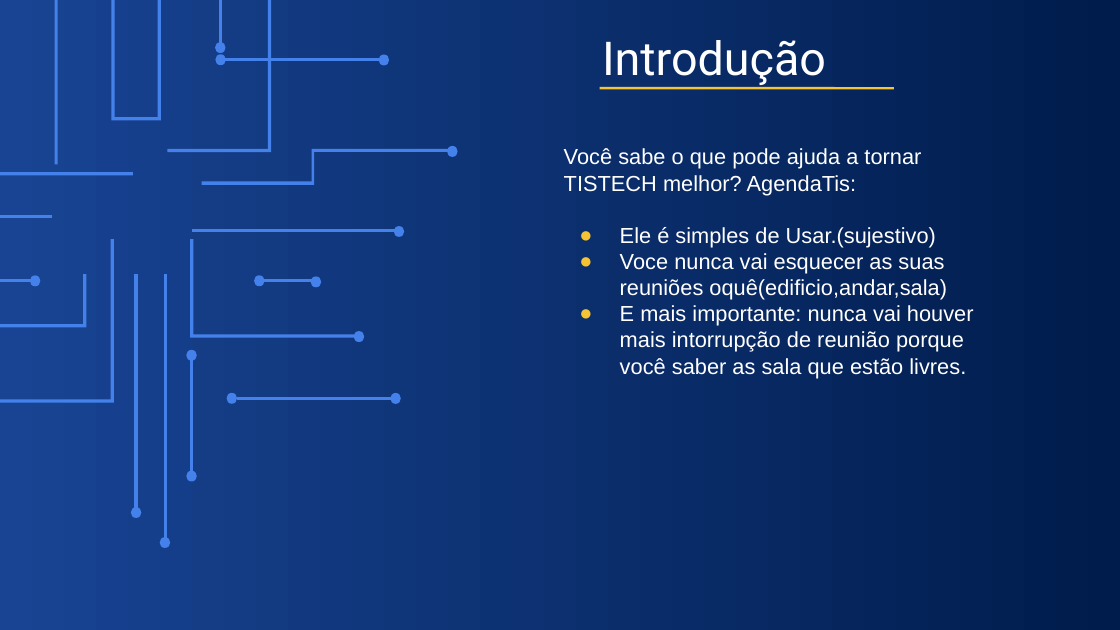
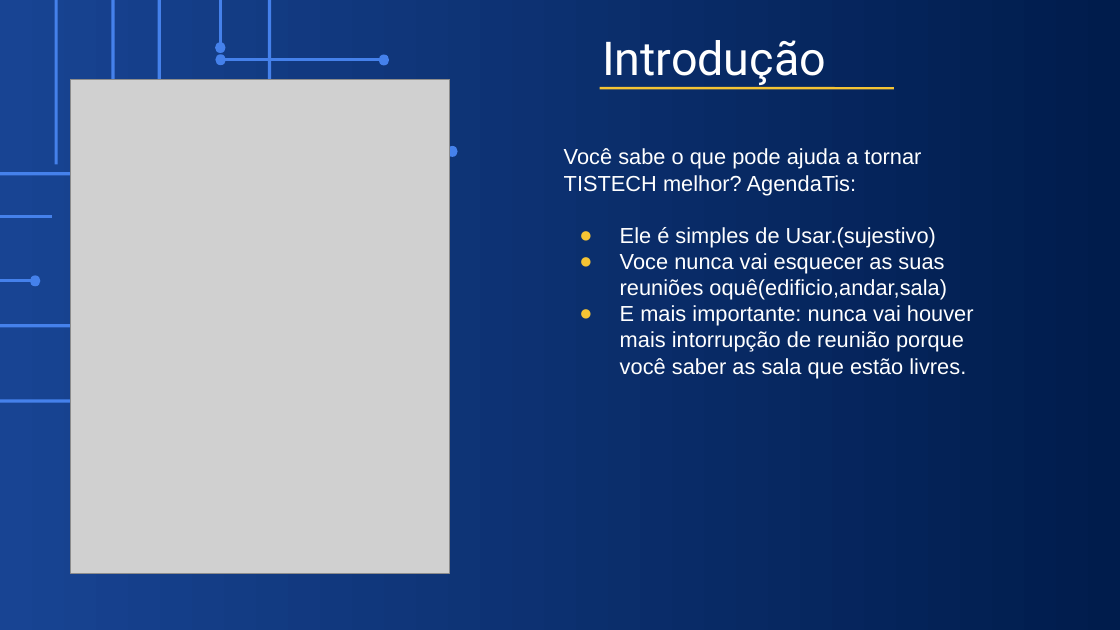
Before and after one commit to gelson2021/Projecto_tis, a slide deck: slide 5 of AgendaTis Apresentação.odp. Drawn at 1120x630 pixels with LibreOffice and Linux fonts; fonts in the diff are those of the drawing; grey boxes stand for pictures; background and template pictures are left out. Boxes give left, top, right and bottom in pixels: in the first picture for what was removed or moved away, otherwise in the second. Text is boxed around its words. In the diff, an @@ line names an element or a change of style, - is before the commit and + after.

```diff
--- a/AgendaTis Apresentação.odp
+++ b/AgendaTis Apresentação.odp
@@ picture added at (71, 80, 450, 573) @@
@@ group removed at (129, 226, 405, 549): 17 freeform shapes @@
```
Also in this commit, not shown: 5 other slides changed, 1 other file.
